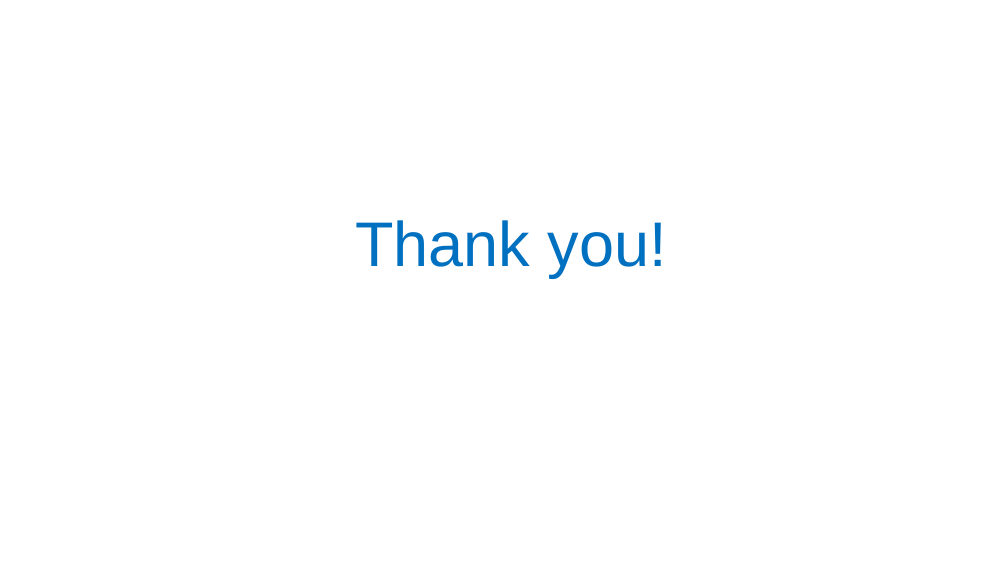
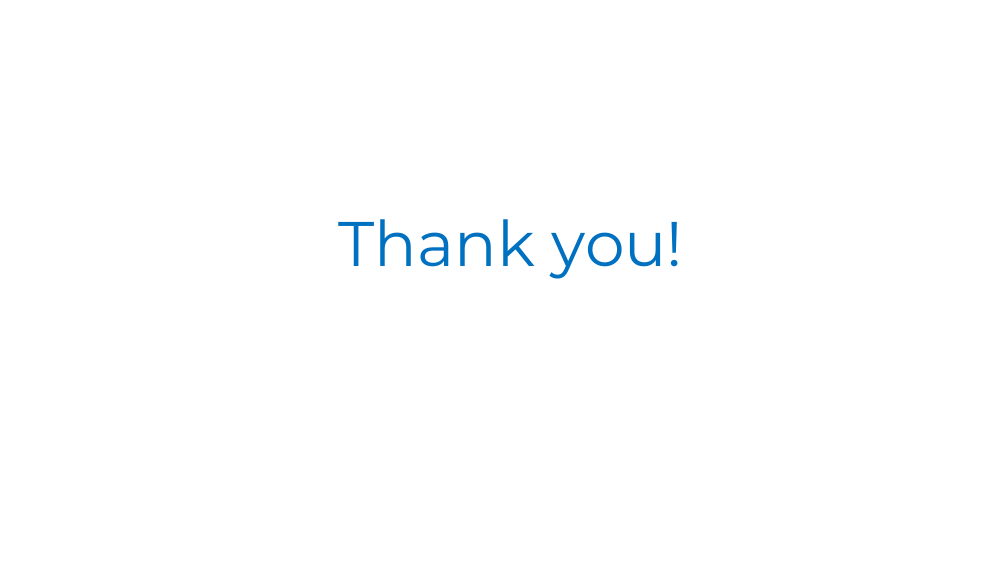
Before and after one commit to Dafreak99/Vue-TDD, a slide deck: slide 6 of Unit Testing.pptx. Drawn at 1008x567 pixels with LibreOffice and Linux fonts; fonts in the diff are those of the drawing; background and template pictures are left out. Boxes give left, top, right and bottom in pixels: in the first picture for what was removed or moved away, otherwise in the second. Text is boxed around its words. In the diff, an @@ line names an element or a change of style, - is before the commit and + after.

```diff
--- a/Unit Testing.pptx
+++ b/Unit Testing.pptx
@@ title "Thank you!" at (339,219,683,279): font Arial to Montserrat @@
```
Also in this commit, not shown: 2 other slides changed, 7 other files.
